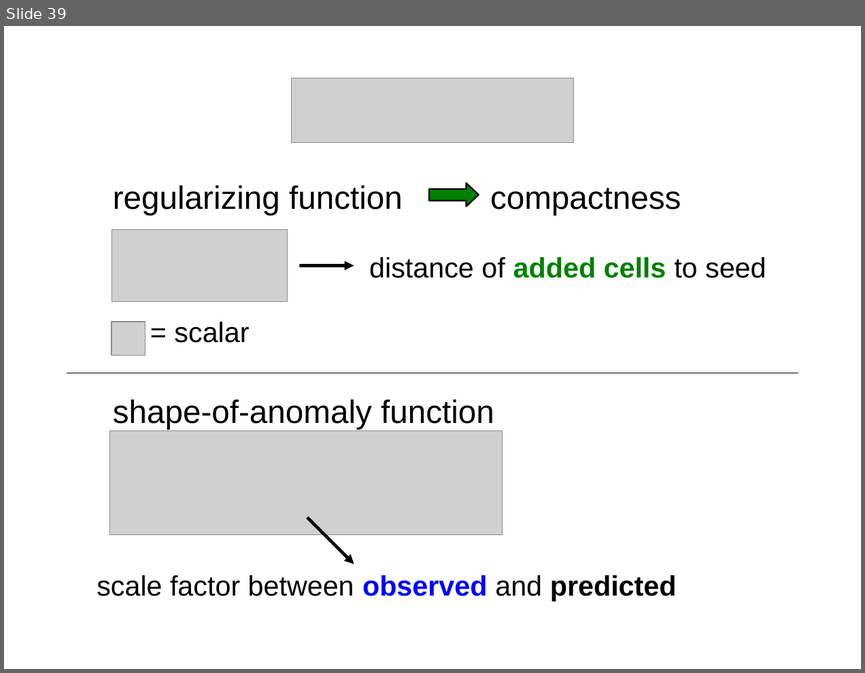
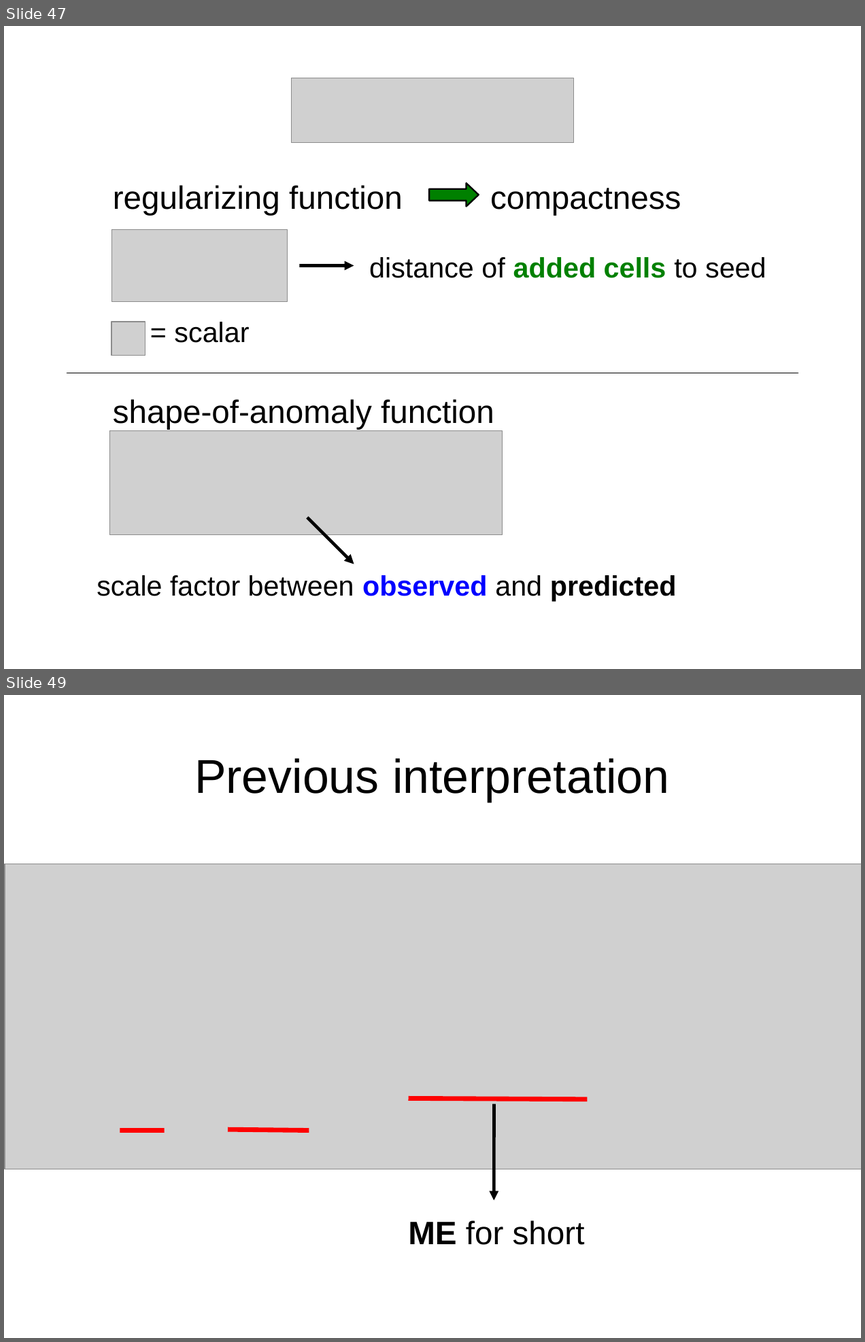
Before and after one commit to leouieda/agu-cancun2013, a slide deck: presentation/uieda_oliveirajr_barbosa.odp. Shown one above the other, each under a label of ours: slide 39 before the commit, slides 47 and 49 after it; the slides between them are not shown. The pictures are 865x673 and 865x1342 pixels, drawn with LibreOffice and Linux fonts; fonts in the diff are those of the drawing; grey boxes stand for pictures. Boxes give left, top, right and bottom in pixels: in the first picture for what was removed or moved away, otherwise in the second. Text is boxed around its words. In the diff, an @@ line names an element or a change of style, - is before the commit and + after.

```diff
--- a/presentation/uieda_oliveirajr_barbosa.odp
+++ b/presentation/uieda_oliveirajr_barbosa.odp
@@ slide 49 added at (4,695,861,1338), background #FFFFFF @@
@@ title added at (194,758,669,802), 44 pt, text #000000 @@
+Previous interpretation
@@ picture added at (5,864,861,1169) @@
@@ line added from (409, 1098) to (587, 1100), #FF0000 4.31 pt @@
@@ arrow added from (494, 1104) to (494, 1200), #000000 2.89 pt @@
@@ line added from (120, 1130) to (164, 1130), #FF0000 4.31 pt @@
@@ line added from (228, 1130) to (309, 1130), #FF0000 4.31 pt @@
@@ text added at (408,1221,585,1245), 30 pt, text #000000 @@
+ME for short
@@ what was slide 39 is now slide 47 @@
```
Also in this commit, not shown: 5 slides changed, 30 other slides added, 2 slides removed.
